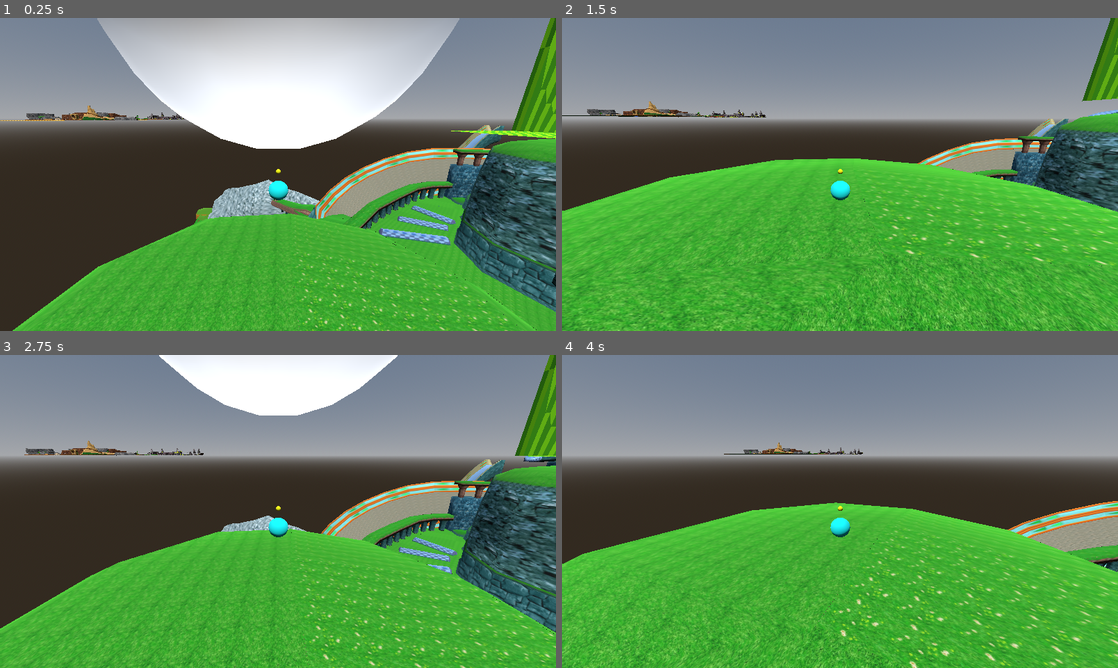
Above: before the commit, frames 1-4 (two rows, left to right).
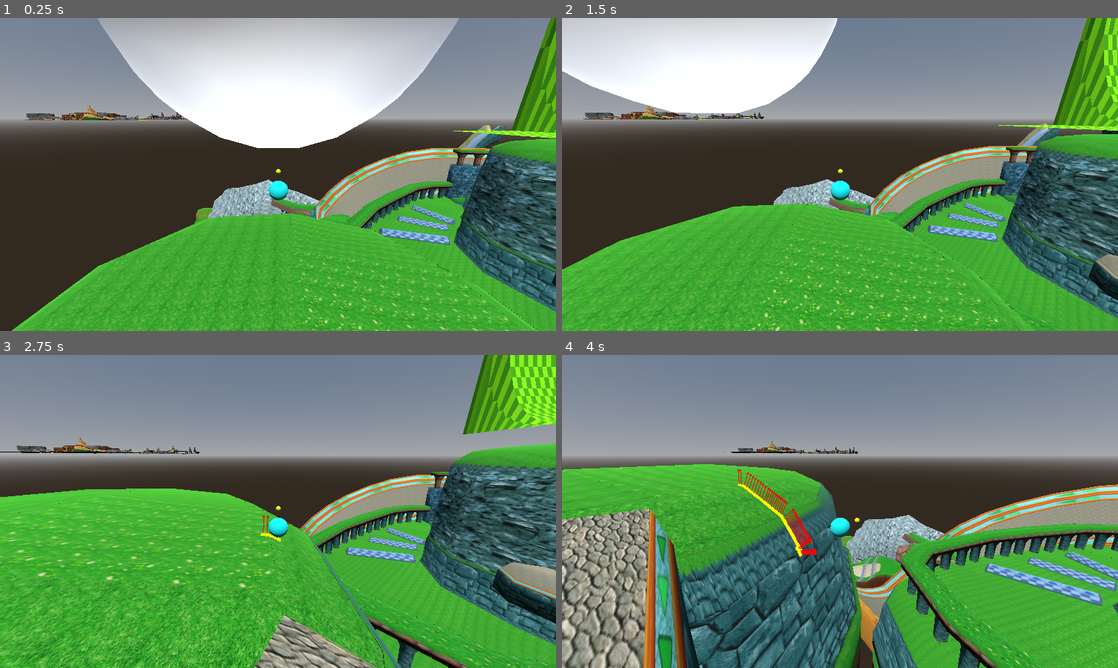
Above: after the commit, the same moments.

Repository: virattus/sonic-ringworlds-s1
Game: Godot game, scene res://scenes/SphereMovement/SphereMovement.tscn
The game is run twice, just before and just after one commit, with the same random seed, the same clock (stepped at 60 frames per second) and the same inputs.
Inputs (mouse positions are in pixels of both pictures, inside the frame that each line leads up to):
- Up to frame 1 (0.25 s): no input
- Up to frame 2 (1.5 s): tap Enter (Pause) at 0.5 s; move the mouse to (962, 158) at 0.52 s; hold D (Move_Right) 0.53-1.25 s; hold Space (Jump) 0.53-1.25 s; click (962, 158) at 0.67 s; drag from (728, 190) to (812, 237) at 1.27 s
- Up to frame 3 (2.75 s): move the mouse to (333, 442) at 2.02 s; hold D (Move_Right) from 2.03 s (still down); hold Space (Jump) from 2.03 s (still down); tap Down (Camera_Down) at 2.1 s
- Up to frame 4 (4 s): release D (Move_Right) at 2.75 s; release Space (Jump) at 2.75 s; drag from (812, 574) to (673, 464) at 2.77 s; move the mouse to (1006, 558) at 3.52 s; hold A (Move_Left) from 3.53 s (still down); hold Right (Camera_Right) from 3.53 s (still down); tap Space (Jump) at 3.77, 3.8 s

The runs differ from the first frame. In frame 1, 1.3% of the frame differs, in the area x 0-100%, y 0-100%; in frame 2, 44%; in frame 3, 44%; in frame 4, 47%, in the area x 0-100%, y 27-100%.

Commit message:
almost got sphere movement right

Diff:
--- a/scenes/SphereMovement/TestChar/Fall.gd
+++ b/scenes/SphereMovement/TestChar/Fall.gd
@@ -14,10 +14,15 @@
 func Update(_delta: float) -> void:
 	var IsColliding = owner.move_and_slide()
 
-	ApplyGravity(_delta)
-
 	if IsColliding:
-		ChangeState("Idle")
+		ChangeState("Land")
 		return
 
+	if Input.is_action_just_pressed("Jump"):
+		ChangeState("Jump")
+		return
+
+	ApplyGravity(_delta)
 	ApplyDrag(_delta)
+
+	owner.velocity += owner.GetInputVector()
--- a/scenes/SphereMovement/TestChar/Jump.gd
+++ b/scenes/SphereMovement/TestChar/Jump.gd
@@ -15,10 +15,21 @@
 func Update(_delta: float) -> void:
 	var IsColliding = owner.move_and_slide()
 
+	if IsColliding:
+		ChangeState("Land")
+		return
+
+	if Input.is_action_just_pressed("Jump"):
+		ChangeState("Jump")
+		return
+
+	if owner.velocity.y <= 0.0:
+		ChangeState("Fall")
+		return
+
 	ApplyGravity(_delta)
 
-	if IsColliding:
-		ChangeState("Idle")
-		return
 
 	ApplyDrag(_delta)
+
+	owner.velocity += owner.GetInputVector()
--- /dev/null
+++ b/scenes/SphereMovement/TestChar/Land.gd
@@ -0,0 +1,17 @@
+extends BasicState
+
+
+
+func Enter(_msg := {}) -> void:
+	if owner.velocity.length() > 1.0:
+		ChangeState("Run")
+	else:
+		ChangeState("Idle")
+
+
+func Exit() -> void:
+	pass
+
+
+func Update(_delta: float) -> void:
+	pass
--- a/scenes/SphereMovement/TestChar/Run.gd
+++ b/scenes/SphereMovement/TestChar/Run.gd
@@ -19,11 +19,14 @@
 		ChangeState("Jump")
 		return
 
+	if !IsColliding:
+		ChangeState("Fall")
+		return
 
 	var newVel = owner.GetInputVector()
 
-	if newVel.length() <= 0.0:
+	owner.velocity += newVel * _delta * 20.0
+
+	if owner.velocity.length() <= 0.0:
 		ChangeState("Idle")
 		return
-
-	owner.velocity += newVel * _delta * 20.0
--- a/scenes/SphereMovement/TestChar/TestChar.gd
+++ b/scenes/SphereMovement/TestChar/TestChar.gd
@@ -8,6 +8,8 @@
 @onready var UpIndicator = $UpIndicator
 
 const GRAVITY = 9.8
+
+const GROUND_SLERP_RATE = 8.0
 
 const AIR_UP_VEC_SLERP = 1.0
 const AIR_DRAG_MODIFIER = 0.5
@@ -23,25 +25,27 @@
 	DebugMenu.AddMonitor(self, "GroundCollision")
 
 
-func _physics_process(delta: float) -> void:
-	UpIndicator.position = up_direction
+#func _physics_process(delta: float) -> void:
+#	UpIndicator.position = up_direction
 
 
-func old_physics(delta: float) -> void:
-	move_and_slide()
+func _physics_process(delta: float) -> void:
+	var IsColliding = move_and_slide()
 	if GroundCollision:
 		apply_floor_snap()
 
 	UpIndicator.position = up_direction
+	$RayCast3D.target_position = -up_direction
+
+	CreateCollIndicator()
 
 	var speed = velocity.length()
 
-	velocity += Vector3.DOWN * (10.0 * delta)
 
 	var playerInput = Input.get_vector("Move_Left", "Move_Right", "Move_Forward", "Move_Backward")
 
-	var CameraForward = (Cam.basis.z * Vector3(1, 0, 1)).normalized()
-	var CameraRight = (Cam.basis.x * Vector3(1, 0, 1)).normalized()
+	var CameraForward = (Cam.basis.z * Vector3(1, 1, 1)).normalized()
+	var CameraRight = (Cam.basis.x * Vector3(1, 1, 1)).normalized()
 
 
 	#var newVelocity = ((global_transform.basis.z * playerInput.y) + (global_transform.basis.x * playerInput.x))
@@ -65,17 +69,19 @@
 			GroundCollision = true
 			print("Hit Ground")
 
-		up_direction = get_floor_normal()
+		up_direction = up_direction.slerp(get_floor_normal(), GROUND_SLERP_RATE * delta)
 
-		if $RayCast3D.is_colliding():
-			var collInd = COLLISION_INDICATOR.instantiate()
-			get_parent().add_child(collInd)
-			collInd.SetToRaycast($RayCast3D)
 
-			var groundNormal = $RayCast3D.get_collision_normal()
-			var yAligned = AlignToY(global_transform, groundNormal)
-			global_transform = global_transform.interpolate_with(yAligned, speed * delta)
-			up_direction = groundNormal
+#		$RayCast3D.force_raycast_update()
+#		if $RayCast3D.is_colliding():
+#			var collInd = COLLISION_INDICATOR.instantiate()
+#			get_parent().add_child(collInd)
+#			collInd.SetToRaycast($RayCast3D)
+#
+#			var groundNormal = $RayCast3D.get_collision_normal()
+#			var yAligned = AlignToY(global_transform, groundNormal)
+#			global_transform = global_transform.interpolate_with(yAligned, speed * delta)
+#			up_direction = groundNormal
 			#print("Aligned with ground")
 
 	elif is_on_wall_only():
@@ -83,7 +89,7 @@
 			GroundCollision = true
 			print("Hit Wall")
 
-		up_direction = get_wall_normal()
+		up_direction = up_direction.slerp(get_wall_normal(), GROUND_SLERP_RATE * delta)
 
 	elif is_on_ceiling_only():
 		if up_direction.y < 0.0:
@@ -103,6 +109,7 @@
 			GroundCollision = false
 			print("left ground")
 
+		velocity -= Vector3.UP * (10.0 * delta)
 		up_direction = up_direction.slerp(Vector3.UP, AIR_UP_VEC_SLERP * delta)
 
 
@@ -134,3 +141,12 @@
 	#print(newVelocity)
 
 	return newVelocity
+
+
+func CreateCollIndicator() -> void:
+	$RayCast3D.target_position = -up_direction
+	$RayCast3D.force_raycast_update()
+	if $RayCast3D.is_colliding():
+		var collInd = COLLISION_INDICATOR.instantiate()
+		get_parent().add_child(collInd)
+		collInd.SetToRaycast($RayCast3D)
--- a/scenes/SphereMovement/TestChar/TestChar.tscn
+++ b/scenes/SphereMovement/TestChar/TestChar.tscn
@@ -1,11 +1,13 @@
-[gd_scene load_steps=12 format=3 uid="uid://jgp1lkva5q0v"]
+[gd_scene load_steps=14 format=3 uid="uid://jgp1lkva5q0v"]
 
 [ext_resource type="Script" path="res://scenes/SphereMovement/TestChar/TestChar.gd" id="1_40pk5"]
 [ext_resource type="Script" path="res://entities/StateMachine/StateMachine.gd" id="2_13hrd"]
 [ext_resource type="Script" path="res://scenes/SphereMovement/TestChar/Idle.gd" id="3_cs10v"]
+[ext_resource type="Script" path="res://entities/StateMachine/BasicState.gd" id="3_sd2sj"]
 [ext_resource type="Script" path="res://scenes/SphereMovement/TestChar/Run.gd" id="4_mtlid"]
 [ext_resource type="Script" path="res://scenes/SphereMovement/TestChar/Jump.gd" id="5_fv3w0"]
 [ext_resource type="Script" path="res://scenes/SphereMovement/TestChar/Fall.gd" id="6_72jmw"]
+[ext_resource type="Script" path="res://scenes/SphereMovement/TestChar/Land.gd" id="7_gmggr"]
 
 [sub_resource type="SphereMesh" id="SphereMesh_ygfr0"]
 
@@ -42,7 +44,10 @@
 
 [node name="StateMachine" type="Node" parent="." node_paths=PackedStringArray("ActiveState")]
 script = ExtResource("2_13hrd")
-ActiveState = NodePath("Idle")
+ActiveState = NodePath("Inactive")
+
+[node name="Inactive" type="Node" parent="StateMachine"]
+script = ExtResource("3_sd2sj")
 
 [node name="Idle" type="Node" parent="StateMachine"]
 script = ExtResource("3_cs10v")
@@ -55,3 +60,6 @@
 
 [node name="Fall" type="Node" parent="StateMachine"]
 script = ExtResource("6_72jmw")
+
+[node name="Land" type="Node" parent="StateMachine"]
+script = ExtResource("7_gmggr")
